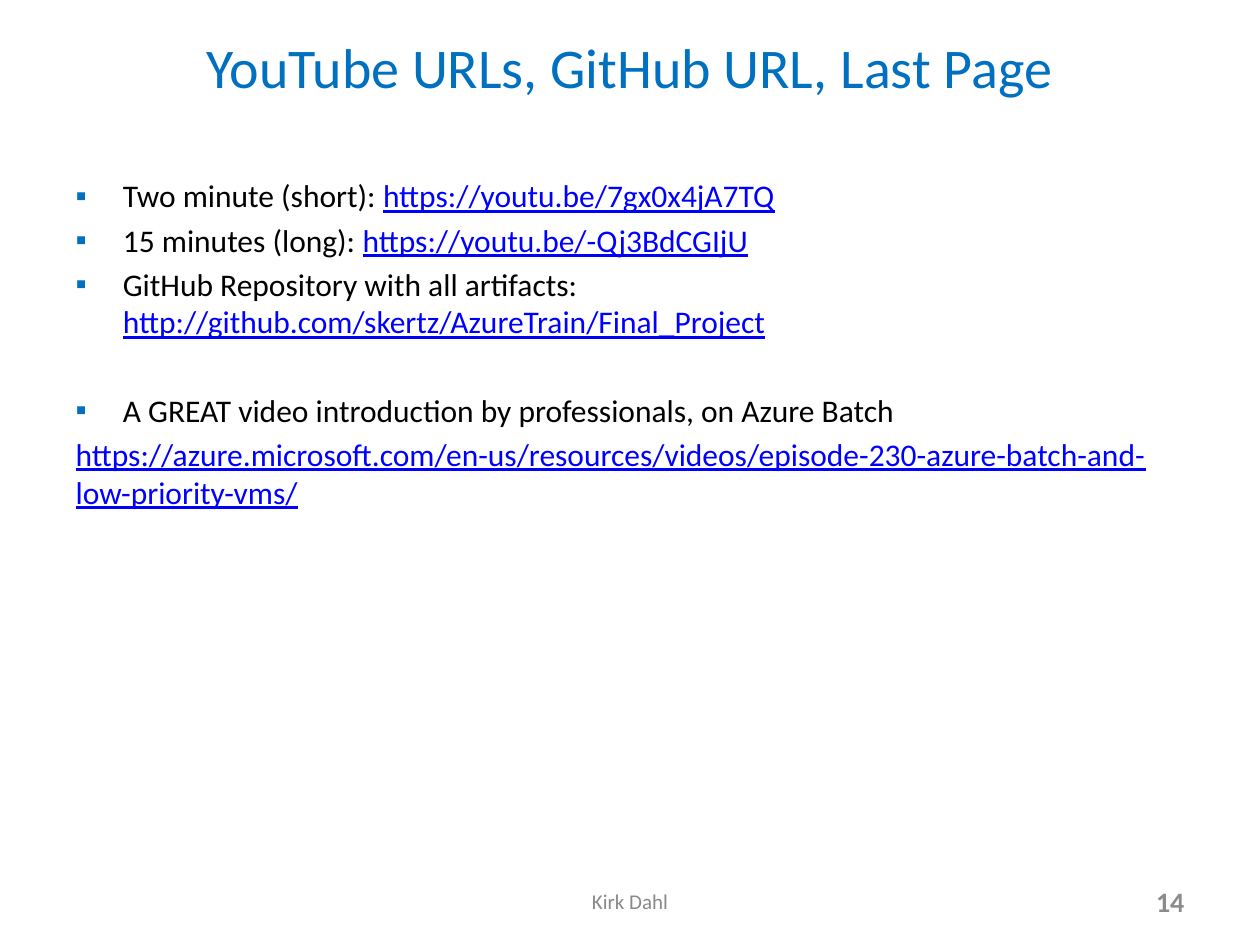
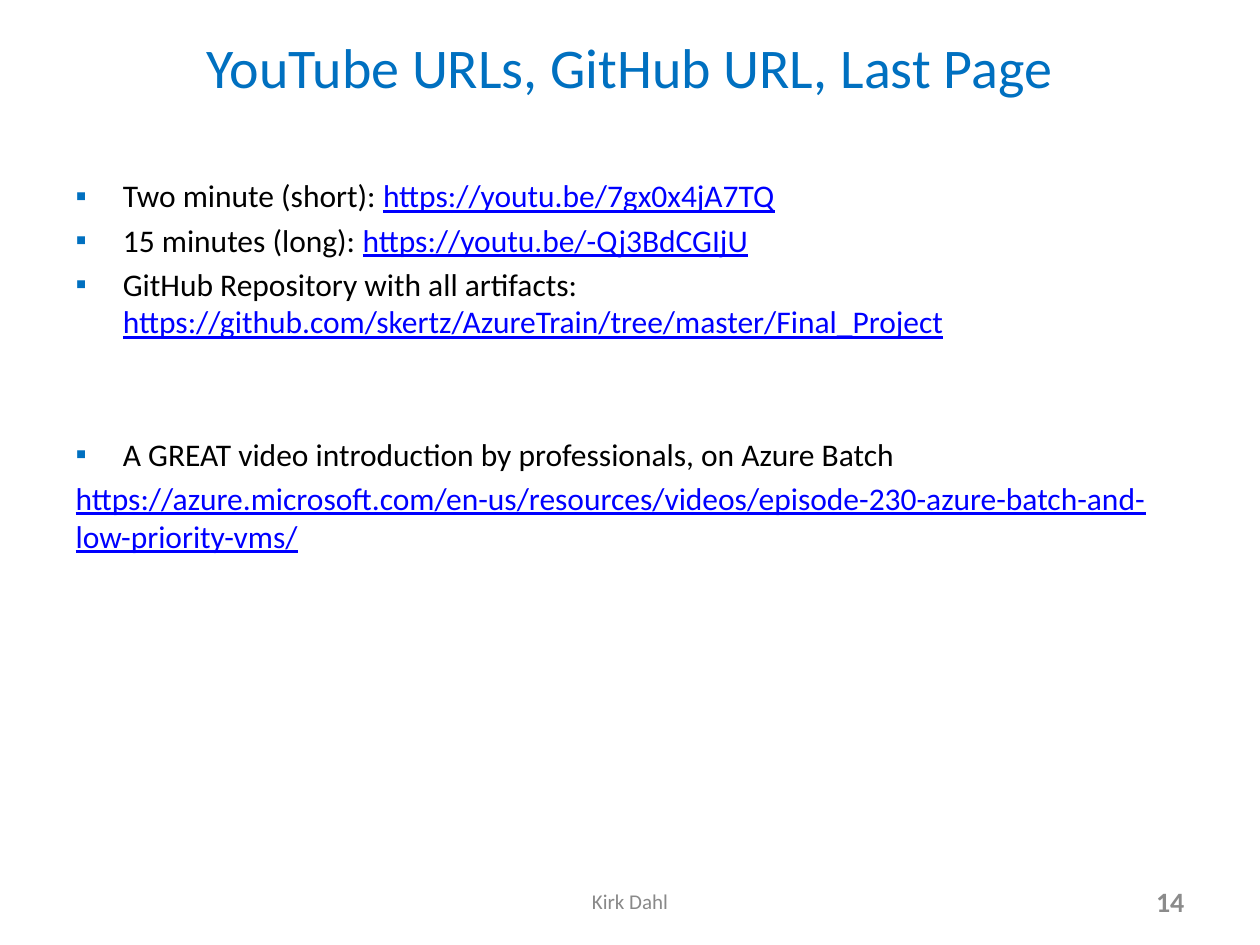
Before and after one commit to skertz/AzureTrain, a slide deck: slide 14 of Final_Project/AzureBatch_FinalProjectSlides_KirkDahl.pptx. Drawn at 1260x945 pixels with LibreOffice and Linux fonts; fonts in the diff are those of the drawing. Boxes give left, top, right and bottom in pixels: in the first picture for what was removed or moved away, otherwise in the second. Text is boxed around its words. In the diff, an @@ line names an element or a change of style, - is before the commit and + after.

Commit message:
update ppt

```diff
--- a/Final_Project/AzureBatch_FinalProjectSlides_KirkDahl.pptx
+++ b/Final_Project/AzureBatch_FinalProjectSlides_KirkDahl.pptx
@@ text at (123,274,943,339): text changed @@
-▪ GitHub Repository with all artifacts: http://github.com/skertz/AzureTrain/Final_Project
+▪ GitHub Repository with all artifacts: https://github.com/skertz/AzureTrain/tree/master/Final_Project
```
Also in this commit, not shown: 1 other slide changed.
